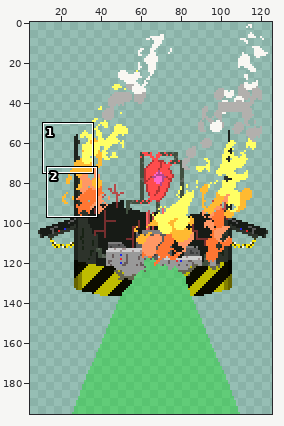
Two versions of one sprite sheet, CasaDesDiamantes/sprites/sensoryTremblerBaseDestroyed_spr/367abf79-ced9-4876-bbfb-26732e8f7754.png. The picture above shows the old version from afar; the outline marks the close-up.
Close-up. First the earlier version:
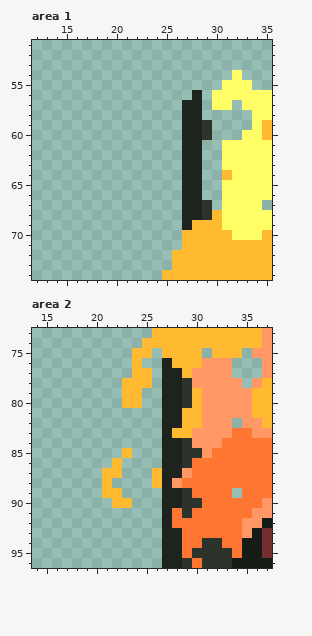
The file is 126x196 pixels. Colours within 5 levels of each other are drawn and written as one. Shown: area 1: x 12..35, y 51..74; area 2: x 14..37, y 73..96. The wide view leaves out empty margins. The commit also changed other parts of the picture, which this record leaves out.
Now the later version:
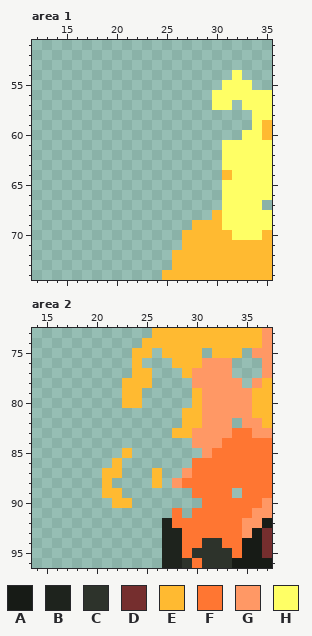
Palette (. is transparent): A #171b16  B #1e231d  C #2d332b  D #752e2e  E #ffba31  F #ff7632  G #ff9865  H #ffff65
Change:
Area 1:
Colour B is removed in row 56 at x 28; in rows 57 to 68 at x 27 to 28; in row 69 at x 27.
Colour C is removed in rows 59 to 60 at x 29; in rows 67 to 68 at x 29.
Area 2:
Colour B is removed in row 76 at x 27; in rows 77 to 82 at x 27 to 28; in row 83 at x 27; in rows 84 to 87 at x 27 to 28; in row 88 at x 27; in rows 89 to 90 at x 27 to 28.
Colour B is removed in row 91 at x 27.
Colour C is removed in rows 78 to 80 at x 29; in row 84 at x 29; in row 85 at x 29 to 30; in row 86 at x 29; in row 89 at x 29; in row 90 at x 29 to 30.
Colour C is removed in row 91 at x 29.
Boxes around the changes in both close-ups, in picture pixels (x1, y1, x2, y2):
erased: (182, 90, 212, 230)
erased: (162, 358, 202, 518)
